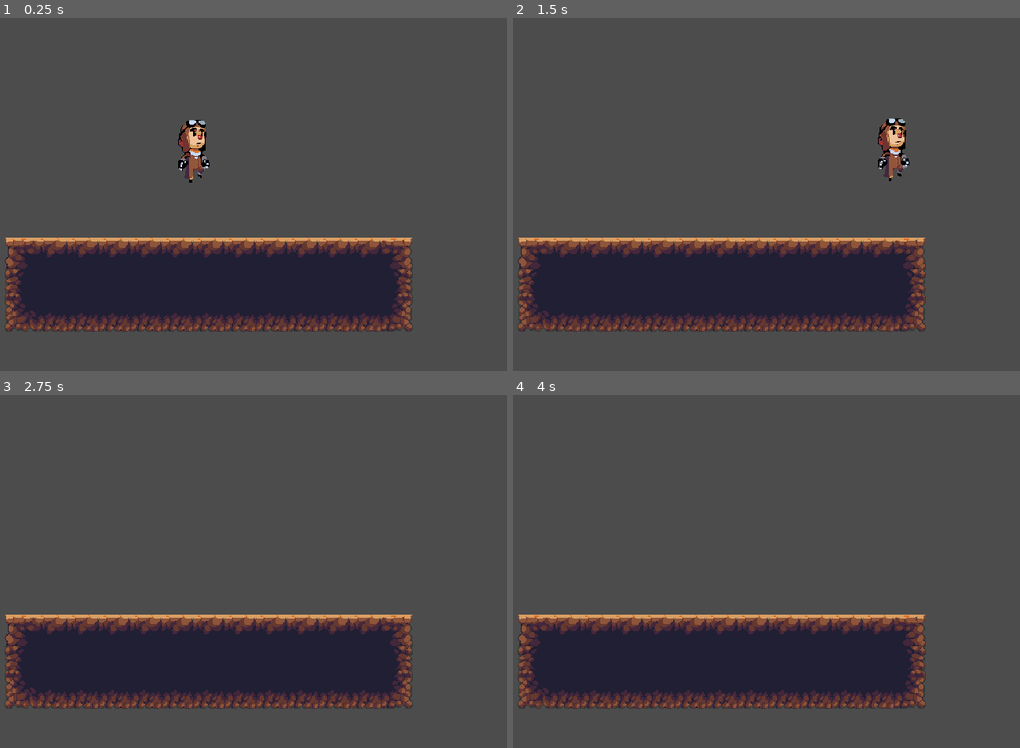
Above: before the commit, frames 1-4 (two rows, left to right).
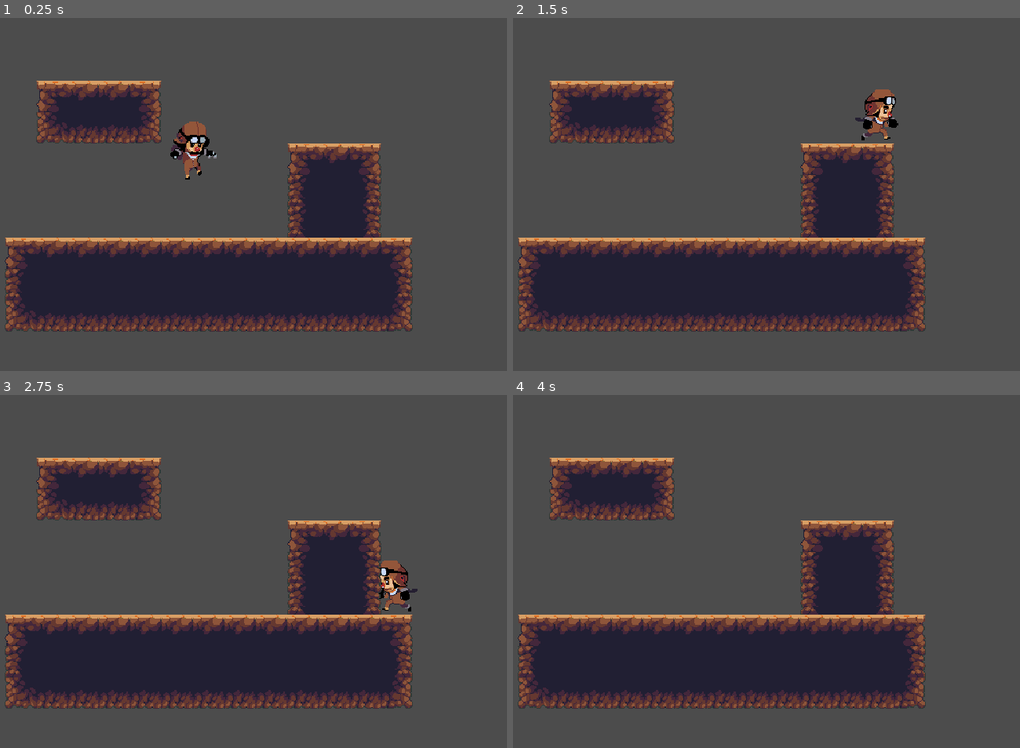
Above: after the commit, the same moments.

Repository: drambique/godot-tutorial-projects
Game: Godot game, scene res://World.tscn
Two runs of this game, one before a commit and one after it. Both use one fixed random seed, a clock stepped at 60 frames per second and the inputs below.
Inputs:
- Up to frame 1 (0.25 s): no input
- Up to frame 2 (1.5 s): hold Right (ui_right) from 0.53 s (still down); tap Up (ui_up) at 0.77 s
- Up to frame 3 (2.75 s): tap Up (ui_up) at 1.52 s; release Right (ui_right) at 2.03 s; hold Left (ui_left) from 2.03 s (still down)
- Up to frame 4 (4 s): release Left (ui_left) at 2.78 s; hold Right (ui_right) from 2.78 s (still down); tap Up (ui_up) at 3.02, 3.77 s

The runs differ from the first frame. In frame 1, 9.9% of the frame differs, in the area x 7-76%, y 17-63%; in frame 2, 10%, in the area x 7-79%, y 17-63%; in frame 3, 9.8%; in frame 4, 9.1%.

Commit message:
Heartbeast tutorial part 3
- smoother character movement using acceleration and lerp
- fall animation
- player now has capsule collision shape instead of box

Diff:
--- a/Heartbeast Mini Platformer Tutorial/KinematicBody2D.gd
+++ b/Heartbeast Mini Platformer Tutorial/KinematicBody2D.gd
@@ -2,31 +2,40 @@
 
 const UP = Vector2(0, -1)
 const GRAVITY = 20
-const SPEED = 200
+const ACCELERATION = 50
+const MAX_SPEED = 200
 const JUMP_HEIGHT = -500
 var motion = Vector2()
 
 func _physics_process(delta):
 
 	motion.y += GRAVITY
+	var friction = false
 
 	if Input.is_action_pressed("ui_right"):
-		motion.x = SPEED
+		motion.x = min(motion.x + ACCELERATION, MAX_SPEED)
 		$Sprite.flip_h = false
 		$Sprite.play("Run")
 	elif Input.is_action_pressed("ui_left"):
-		motion.x = -SPEED
+		motion.x = max(motion.x - ACCELERATION, -MAX_SPEED)
 		$Sprite.flip_h = true
 		$Sprite.play("Run")
 	else:
-		motion.x = 0
 		$Sprite.play("Idle")
+		friction = true
 
 	if is_on_floor():
 		if Input.is_action_just_pressed("ui_up"):
 			motion.y = JUMP_HEIGHT
+		if friction:
+			motion.x = lerp(motion.x, 0, 0.2) # Slow down by 20% every frame
 	else:
-		$Sprite.play("Jump")
+		if motion.y < 0:
+			$Sprite.play("Jump")
+		else:
+			$Sprite.play("Fall")
+		if friction:
+			motion.x = lerp(motion.x, 0, 0.05) # Slow down by 5% every frame
 
 	motion = move_and_slide(motion, UP)
 
--- a/Heartbeast Mini Platformer Tutorial/World.tscn
+++ b/Heartbeast Mini Platformer Tutorial/World.tscn
@@ -9,9 +9,10 @@
 [ext_resource path="res://Sprites/Player/Run4.png" type="Texture" id=7]
 [ext_resource path="res://Sprites/Player/Run7.png" type="Texture" id=8]
 [ext_resource path="res://Sprites/Player/Jump0.png" type="Texture" id=9]
-[ext_resource path="res://JungleDirtTileset.tres" type="TileSet" id=10]
+[ext_resource path="res://Sprites/Player/Jump3.png" type="Texture" id=10]
+[ext_resource path="res://JungleDirtTileset.tres" type="TileSet" id=11]
 
-[sub_resource type="SpriteFrames" id=2]
+[sub_resource type="SpriteFrames" id=1]
 
 animations = [ {
 "frames": [ ExtResource( 2 ) ],
@@ -28,13 +29,19 @@
 "loop": true,
 "name": "Jump",
 "speed": 5.0
+}, {
+"frames": [ ExtResource( 10 ) ],
+"loop": true,
+"name": "Fall",
+"speed": 5.0
 } ]
 _sections_unfolded = [ "Resource" ]
 
-[sub_resource type="RectangleShape2D" id=1]
+[sub_resource type="CapsuleShape2D" id=2]
 
 custom_solver_bias = 0.0
-extents = Vector2( 14, 28 )
+radius = 14.0
+height = 28.0
 
 [node name="World" type="Node" index="0"]
 
@@ -52,19 +59,19 @@
 
 [node name="Sprite" type="AnimatedSprite" parent="Player" index="0"]
 
-frames = SubResource( 2 )
+frames = SubResource( 1 )
 animation = "Idle"
 
 [node name="CollisionShape2D" type="CollisionShape2D" parent="Player" index="1"]
 
 position = Vector2( 0, 4 )
-shape = SubResource( 1 )
+shape = SubResource( 2 )
 _sections_unfolded = [ "Transform" ]
 
 [node name="TileMap" type="TileMap" parent="." index="1"]
 
 mode = 0
-tile_set = ExtResource( 10 )
+tile_set = ExtResource( 11 )
 cell_size = Vector2( 32, 32 )
 cell_quadrant_size = 16
 cell_custom_transform = Transform2D( 1, 0, 0, 1, 0, 0 )
@@ -79,7 +86,7 @@
 collision_mask = 1
 occluder_light_mask = 1
 format = 1
-tile_data = PoolIntArray( 458756, 0, 0, 458757, 1, 0, 458758, 1, 0 …(506 unchanged characters)…
+tile_data = PoolIntArray( 131077, 0, 0, 131078, 1, 0, 131079, 1, 0, 131080, 2, 0, 196613, 6, 0, 196614, 7, 0, 196615, 7, 0, 196616, 8, 0, 262157, 0, 0, 262158, 1, 0, 262159, 2, 0, 327693, 3, 0, 327694, 4, 0, 327695, 5, 0, 393229, 3, 0, 393230, 4, 0, 393231, 5, 0, 458756, 0, 0, 458757, 1, 0, 458758, 1, 0 …(506 unchanged characters)…
 _sections_unfolded = [ "Cell" ]
 __meta__ = {
 "_edit_lock_": true
Not shown: 1 places in Heartbeast Mini Platformer Tutorial/World.tscn that only renumber resources
